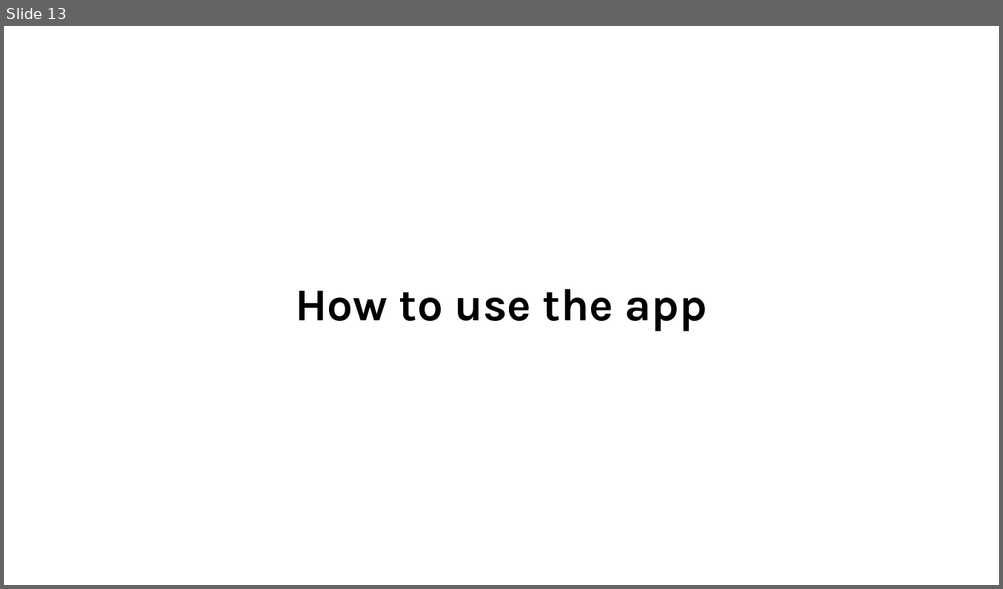
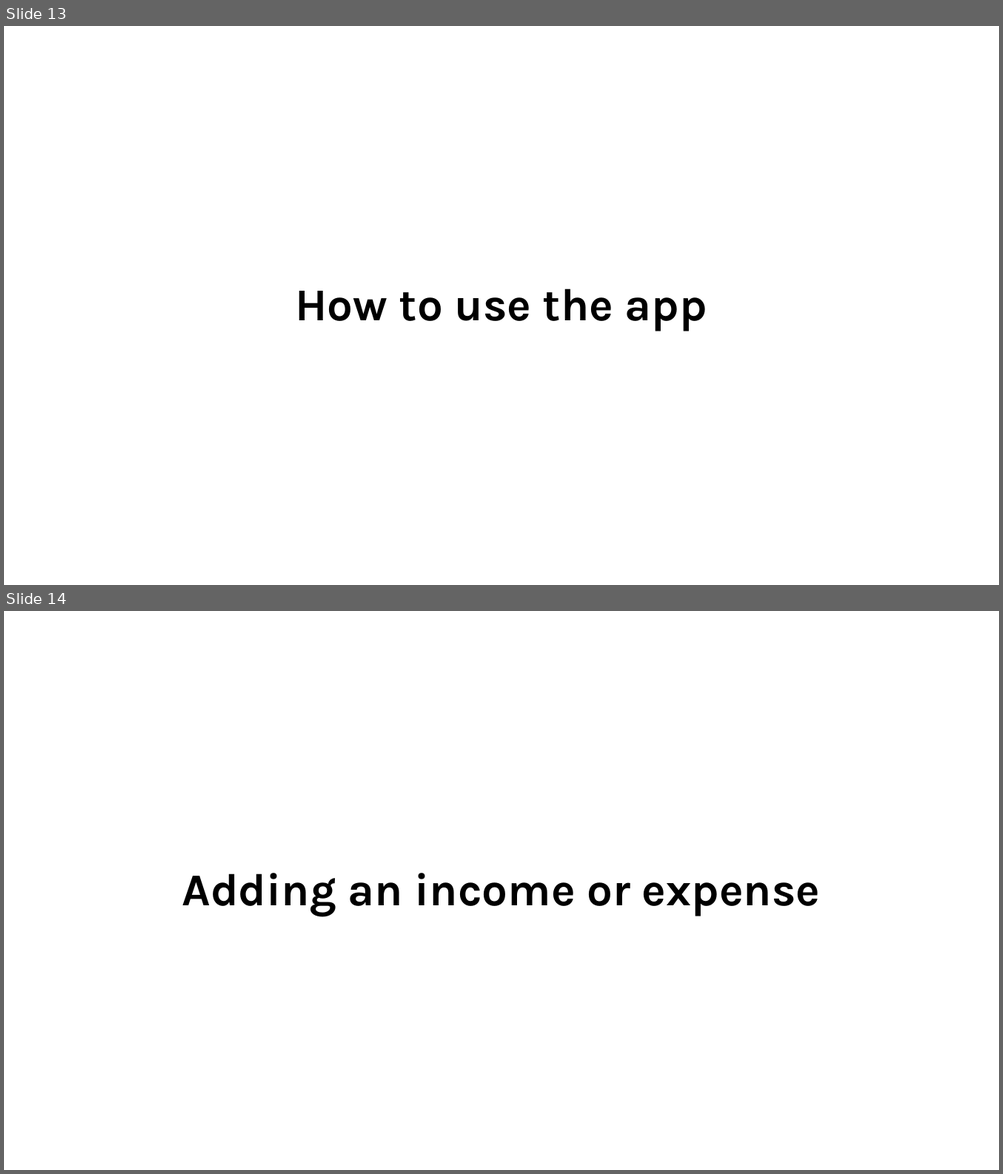
Before and after one commit to RamandeepChamba/expense-tracker-react, a slide deck: readme.pptx. Shown one above the other, each under a label of ours: slide 13 before the commit, slides 13 and 14 after it. The pictures are 1003x589 and 1003x1174 pixels, drawn with LibreOffice and Linux fonts; fonts in the diff are those of the drawing. Boxes give left, top, right and bottom in pixels: in the first picture for what was removed or moved away, otherwise in the second. Text is boxed around its words. In the diff, an @@ line names an element or a change of style, - is before the commit and + after.

```diff
--- a/readme.pptx
+++ b/readme.pptx
@@ slide 14 added at (4,611,999,1170), background #FFFFFF @@
@@ title added at (182,873,819,917), 44 pt, text #000000, bold @@
+Adding an income or expense
```
Also in this commit, not shown: 2 slides changed, 16 other slides added.
